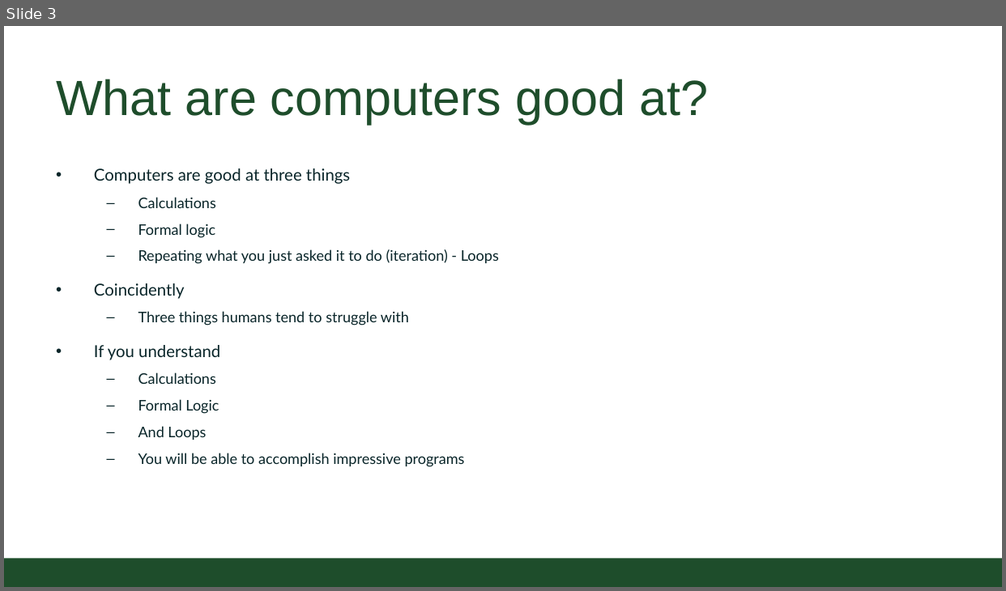
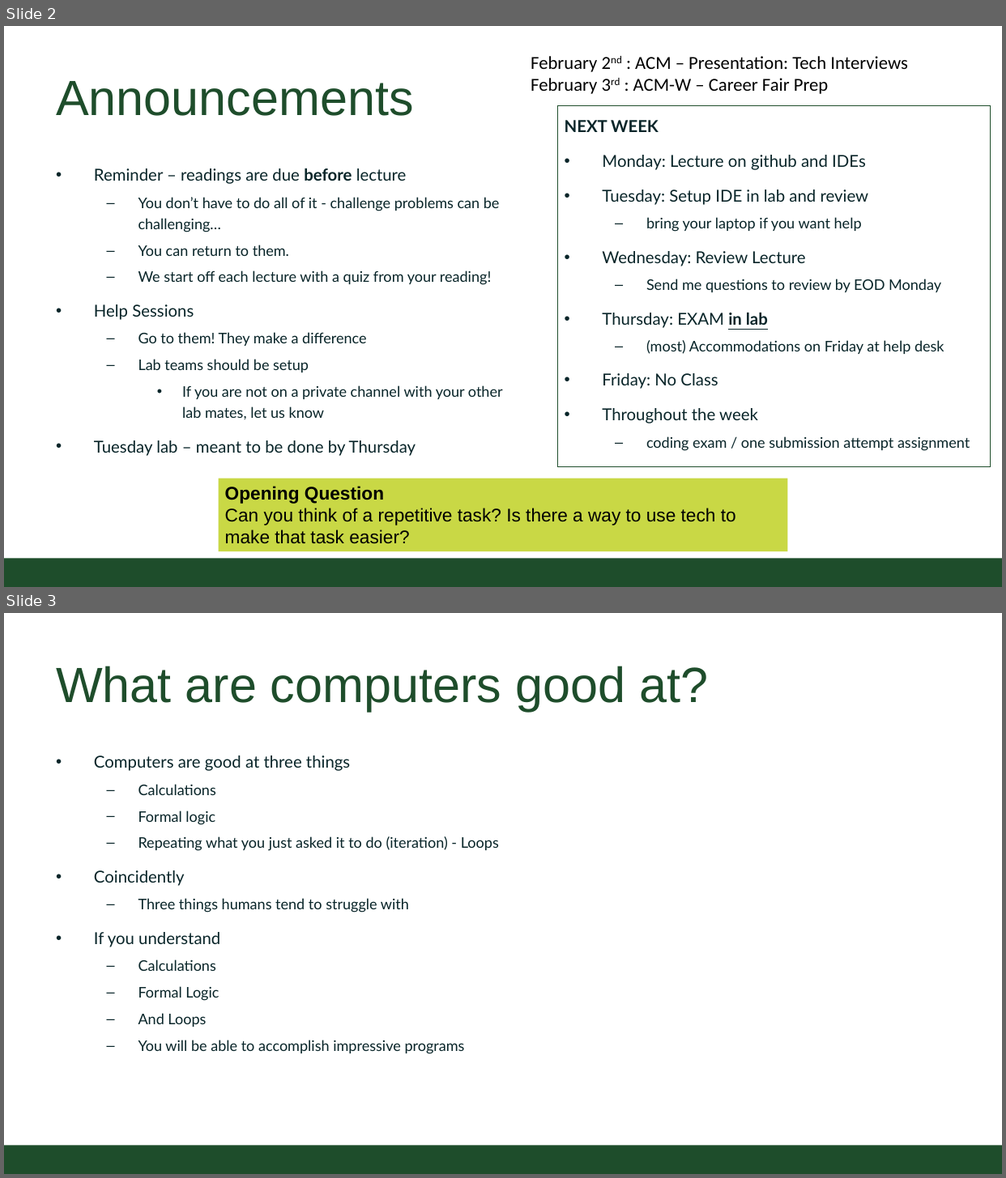
Before and after one commit to CSU-CompSci-CS163-4/Handouts, a slide deck: slides/On-Campus/03_02_Loops.pptx. Shown one above the other, each under a label of ours: slide 3 before the commit, slides 2 and 3 after it. The pictures are 1006x591 and 1006x1178 pixels, drawn with LibreOffice and Linux fonts; fonts in the diff are those of the drawing; background and template pictures are left out. Boxes give left, top, right and bottom in pixels: in the first picture for what was removed or moved away, otherwise in the second. Text is boxed around its words. In the diff, an @@ line names an element or a change of style, - is before the commit and + after.

```diff
--- a/slides/On-Campus/03_02_Loops.pptx
+++ b/slides/On-Campus/03_02_Loops.pptx
@@ slide 2 added at bbox=[4, 26, 1002, 587], background #FFFFFF; not listed: 1 template element that a slide beside it also shows @@
@@ text added at bbox=[530, 56, 908, 94], 20 pt, text #000000 @@
+February 2nd : ACM – Presentation: Tech Interviews
+February 3rd : ACM-W – Career Fair Prep
@@ title added at bbox=[56, 81, 414, 116], 54 pt, text #1E4D2B @@
+Announcements
@@ rectangle added at bbox=[557, 105, 990, 467], outline #1E4D2B 0.75 pt, 16 pt, text #092529 @@
+NEXT WEEK
+• Monday: Lecture on github and IDEs
+• Tuesday: Setup IDE in lab and review
+  – bring your laptop if you want help
+• Wednesday: Review Lecture
+  – Send me questions to review by EOD Monday
+• Thursday: EXAM in lab
+  – (most) Accommodations on Friday at help desk
+• Friday: No Class
+• Throughout the week
+  – coding exam / one submission attempt assignment
@@ text added at bbox=[94, 169, 503, 456], 16 pt, text #092529 @@
+• Reminder – readings are due before lecture
+  – You don’t have to do all of it - challenge problems can be challenging…
+  – You can return to them.
+  – We start off each lecture with a quiz from your reading!
+• Help Sessions
+  – Go to them! They make a difference
+  – Lab teams should be setup
+    • If you are not on a private channel with your other lab mates, let us know
+• Tuesday lab – meant to be done by Thursday
@@ rectangle added at bbox=[219, 479, 788, 552], fill #C9D845, 20 pt, text #000000 @@
+Opening Question
+Can you think of a repetitive task? Is there a way to use tech to make that task easier?
```
Also in this commit, not shown: 2 slides changed, 1 other slide added, 2 slides removed, 1 other file.
